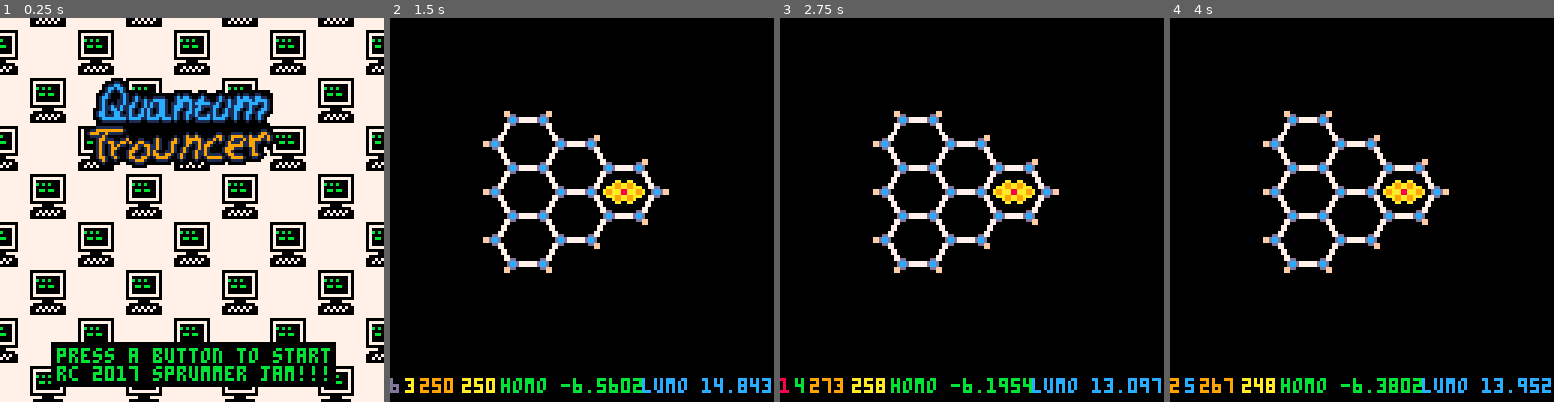
Above: before the commit, frames 1-4 (left to right).
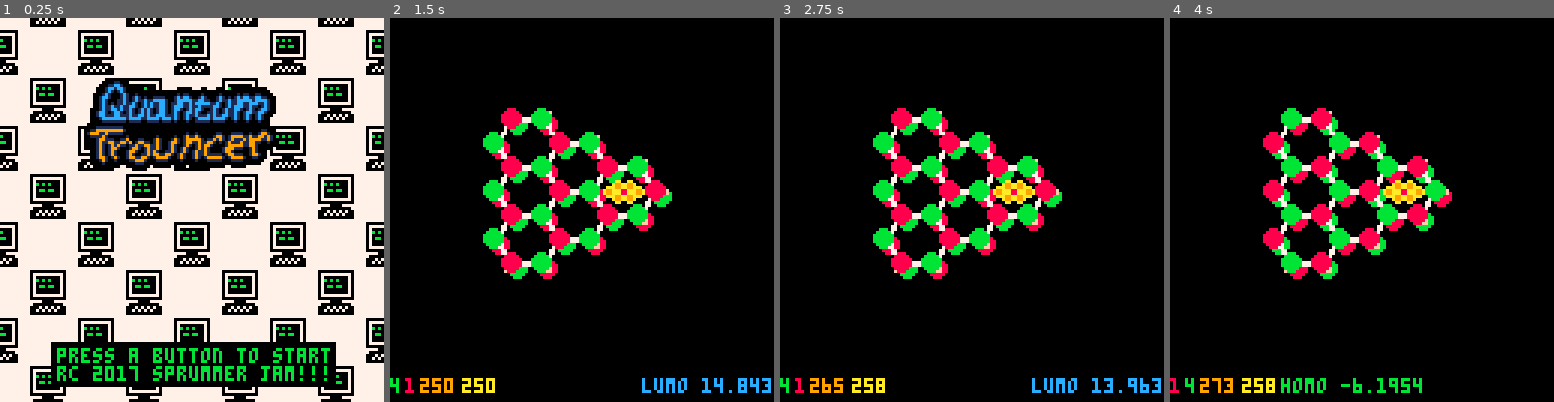
Above: after the commit, the same moments.

Repository: abehmiel/rc-gamejam
Game: PICO-8 cartridge quantum_trouncer.p8
Same seed, same stepped clock (60 frames per second), same inputs: the game is played once before the commit and once after it.
Inputs:
- Up to frame 1 (0.25 s): no input
- Up to frame 2 (1.5 s): tap X (X key) at 0.33, 1.07 s; tap O (Z key) at 0.7 s
- Up to frame 3 (2.75 s): hold Right 1.6-2.1 s; tap O (Z key) at 1.7, 2.1, 2.5 s; tap X (X key) at 1.85 s; hold Up 2.15-2.42 s; hold Right from 2.47 s (still down)
- Up to frame 4 (4 s): tap O (Z key) at 2.9, 3.3, 3.7 s; tap X (X key) at 2.97 s; release Right at 3.03 s; hold Left 3.08-3.58 s; hold Down 3.63-3.97 s

The runs differ from the first frame. In frame 1, 0.7% of the frame differs, in the area x 22-72%, y 15-40%; in frame 2, 7.6%; in frame 3, 7.7%; in frame 4, 7.7%, in the area x 0-100%, y 23-98%.

Commit message:
draw homo onscreen, change name to quantum trouncer

Diff:
--- a/game.p8
+++ b/quantum_trouncer.p8
@@ -46,10 +46,15 @@
 
 function get_energies(row,column)
   emod = calc_en(kx[row],kx[column])
+  if (player.eisl) then
   lumo = -(selfe + t * emod)/
          ( 1 - s0*emod)
+  return lumo
+  else
   homo = -(selfe - t * emod)/
          ( 1 + s0*emod)
+  return homo
+  end
 end
 
 -- menu-related functions
@@ -114,17 +119,23 @@
 end
 
 function check_buttons()
- if (btn(0)) then
-  player.kx -= 1 end
- if (btn(1)) then
-  player.kx += 1 end
- if (btn(2)) then
-  player.ky += 1 end
- if (btn(3)) then
-  player.ky -= 1 end
- if (btnp(4)) then
+ if (player.ksp) then
+  if (btn(0)) then
+   player.kx -= 1 end
+  if (btn(1)) then
+   player.kx += 1 end
+  if (btn(2)) then
+   player.ky += 1 end
+  if (btn(3)) then
+   player.ky -= 1 end
+  if (btnp(4)) then
+   player.eisl = not player.eisl
+  end
+ else
+  -- real space
  end
  if (btnp(5)) then
+  player.ksp = not player.ksp
  end
 end
 
@@ -140,13 +151,11 @@
            os=0.0,
            angle=0,
            ksp=true,
+           eisl=false,
            phase=flr(rnd(360))
           }
- atoms = {}
- wavef = {}
- goals = {}
- enemies = {}
  level= 1
+ initmap(level)
 end
 
 function end_game()
@@ -156,10 +165,51 @@
 --
 -- map functions
 
-function showmap(level)
+function initmap(level)
+ palt(0,true)
+ wavef = {}
+ nodes = {}
+ goals = {}
+ edges = {}
+ efields = {}
  if (level == 1) then
-  map(0,0,30,30,16,14)
+  offs1= 30
+  offs2= 30
+  xxt=16
+  yxt=14
   camera(0,0)
+  extent={0,0,7,7}
+  populate_nodes()
+ end
+end
+
+function populate_nodes()
+ h = 0
+ for i=extent[1],extent[3] do
+  for j=extent[2],extent[4] do
+   h += 1
+   local a = fget(mget(i,j))
+   if (a >0) then
+    --
+    add(nodes,{i,j,h,a,0})
+
+   end
+  end
+ end
+end
+
+function populate_edges()
+ for i in all(nodes) do
+  -- a sublattice
+  if (a_or_b(i) == 1) then
+   if (i > 1) then
+     -- todo
+   end
+
+  -- b sublattice
+  else
+
+  end
  end
 end
 
@@ -187,15 +237,36 @@
 end
 
 function update_game()
- player.phase += 2+(2*player.en)
+ player.phase =
+ player.phase + 8*(1 +
+   sgn(player.en)/2 )
  check_buttons()
  fold()
  pick_col()
- get_energies(player.kx,
-              player.ky)
- --get_waves()
-end
-
+ player.en = get_energies(
+    player.kx, player.ky)
+ get_waves()
+end
+
+function a_or_b(node)
+  --  1 if a
+  -- -1 if b
+ if (node[4] == 1 or
+     node[4] == 5) then
+  return 1
+ else
+  return -1
+ end
+end
+
+function get_waves()
+
+ if (player.eisl) then --lumo
+
+ else --homo
+
+ end
+end
 function scrollrc()
  palt(0,false)
  palt(14,true)
@@ -232,11 +303,38 @@
       20,8,4)
 end
 
-
 function draw_game()
  cls()
  print_debug()
- showmap(level)
+ draw_waves(5)
+ map(0,0,offs1,offs2,xxt,yxt)
+ draw_waves(3)
+end
+
+--offs is 3 (fore) or 5 (back)
+function draw_waves(offs)
+ for i in all(nodes) do
+   circfill(offs1+8*i[1]+
+            a_or_b(i)+offs,
+            offs2+8*i[2]+offs,3,
+   get_colorsign(i,offs))
+ end
+end
+
+function get_colorsign(node,offs)
+ if (a_or_b(node) == 1) then
+  if (offs == 3) then
+   return cols[player.colp]
+  else
+   return cols[player.coln]
+  end
+ else
+  if (offs == 3) then
+   return cols[player.coln]
+  else
+   return cols[player.colp]
+  end
+ end
 end
 
 function draw_gameover()
@@ -252,11 +350,12 @@
  10,120,9)
  print(player.ky,
  24,120,10)
- print("homo "..(homo or 1),37,120,11)
- print("lumo "..(lumo or 1),84,120,12)
-end
-
-
+ if (player.eisl) then
+  print("lumo "..(player.en),84,120,12)
+ else
+  print("homo "..(player.en),37,120,11)
+ end
+end
 
 
 
@@ -388,7 +487,7 @@
 
 
 __gff__
-0000000605000000000000000000000000000500000600000000000000000000000000020500000000000000000000000000000201000000000000000000000000000000000000000000000000000000000000000000000000000000000000000000000000000000000000000000000000000000000000000000000000000000
+0000000605000000000000000000000000000500000600060500000000000000000000060500000605000000000000000000000201000006050000000000000000000000000000000000000000000000000000000000000000000000000000000000000000000000000000000000000000000000000000000000000000000000
 0000000000000000000000000000000000000000000000000000000000000000000000000000000000000000000000000000000000000000000000000000000000000000000000000000000000000000000000000000000000000000000000000000000000000000000000000000000000000000000000000000000000000000
 __map__
 0003040000000000000000000000000000000000000000000000000000000000000000000000000000000000000000000000000000000000000000000000000000000000000000000000000000000000000000000000000000000000000000000000000000000000000000000000000000000000000000000000000000000000
Not shown, changed: 60 lines of the sprite sheet (__gfx__) section of quantum_trouncer.p8
